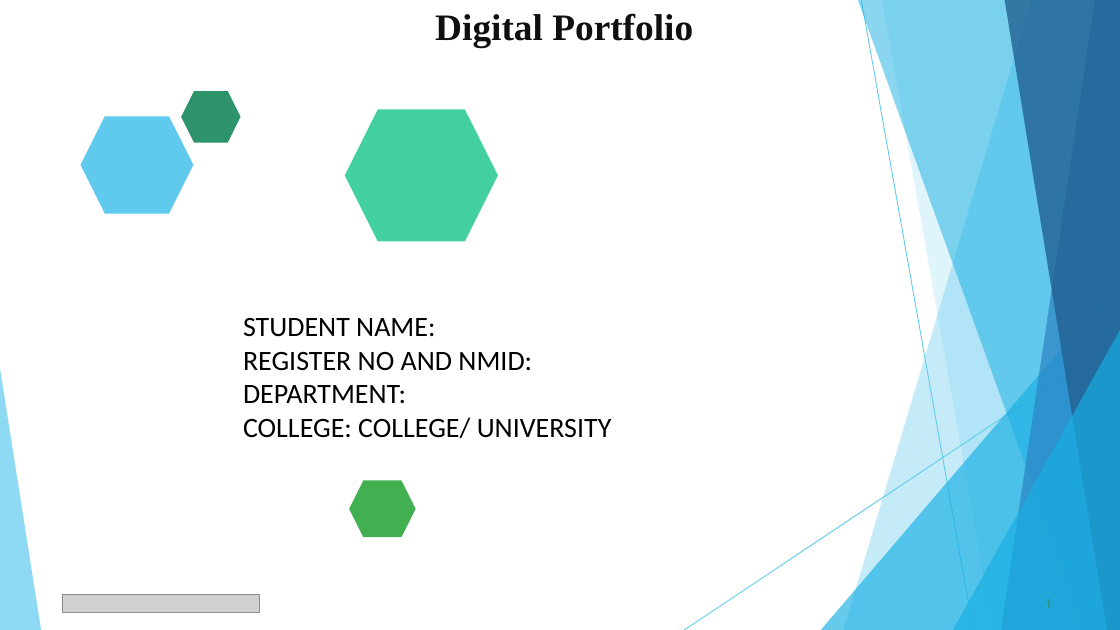
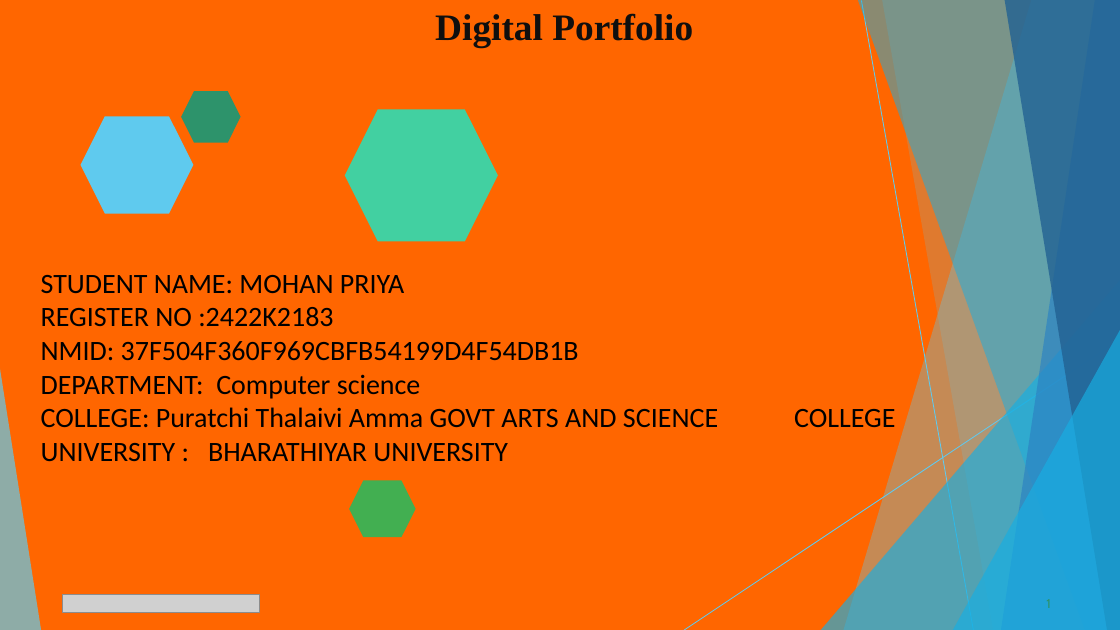
Before and after one commit to mohanpriyamohan2006-create/Mohan-priya--NM-edunet-project-, a slide deck: slide 1 of PPT FWD TNSDC 2025.pptx. Drawn at 1120x630 pixels with LibreOffice and Linux fonts; fonts in the diff are those of the drawing; grey boxes stand for pictures. Boxes give left, top, right and bottom in pixels: in the first picture for what was removed or moved away, otherwise in the second. Text is boxed around its words. In the diff, an @@ line names an element or a change of style, - is before the commit and + after.

```diff
--- a/PPT FWD TNSDC 2025.pptx
+++ b/PPT FWD TNSDC 2025.pptx
@@ background #FFFFFF to #FF6600 @@
@@ text at <box>41,275,718,462</box>: text changed @@
-STUDENT NAME:
-REGISTER NO AND NMID:
-DEPARTMENT:
-COLLEGE: COLLEGE/ UNIVERSITY
+STUDENT NAME: MOHAN PRIYA
+REGISTER NO :2422K2183
+NMID: 37F504F360F969CBFB54199D4F54DB1B
+DEPARTMENT: Computer science
+COLLEGE: Puratchi Thalaivi Amma GOVT ARTS AND SCIENCE COLLEGE
+UNIVERSITY : BHARATHIYAR UNIVERSITY
```
Also in this commit, not shown: 8 other slides changed, 4 slides added, 2 slides removed.
